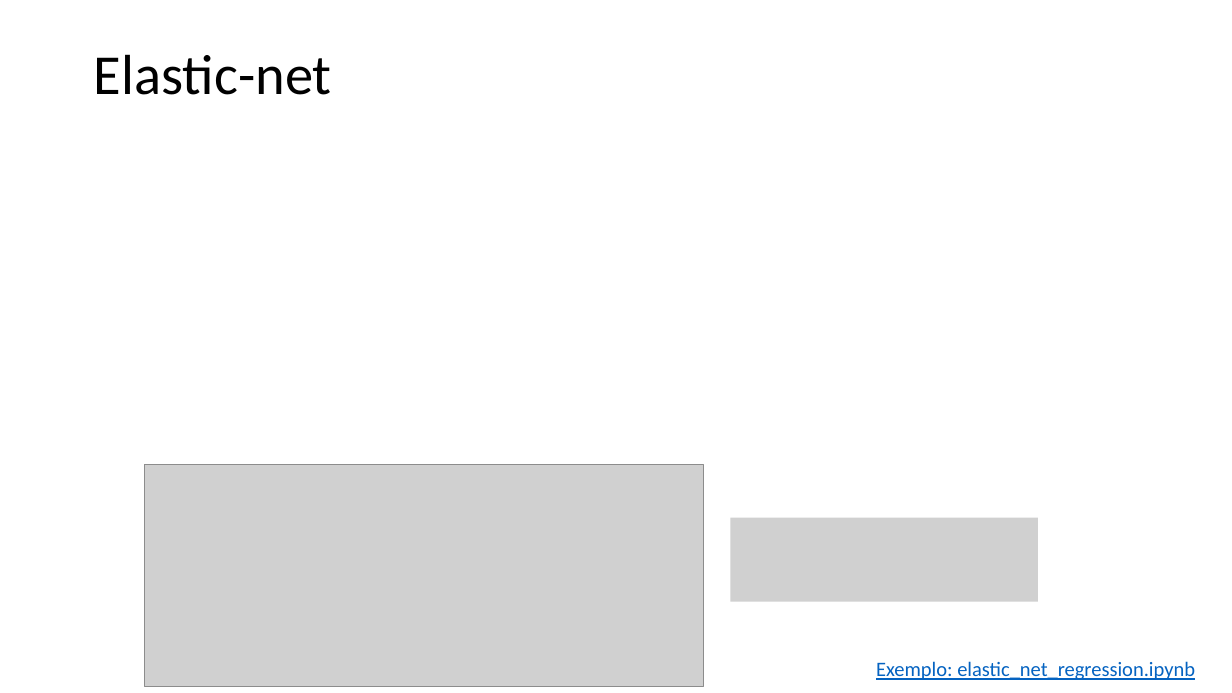
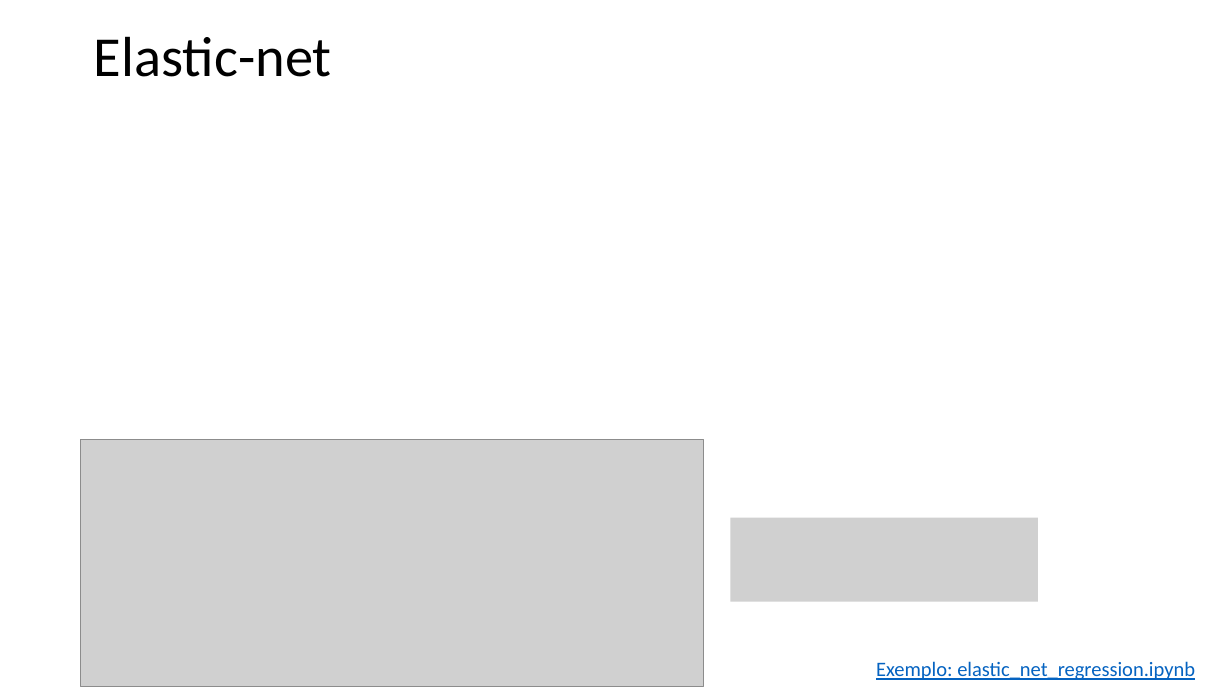
Before and after one commit to zz4fap/t319_aprendizado_de_maquina, a slide deck: slide 10 of slides/T319_Regressão_Linear (Parte VI).pptx. Drawn at 1232x693 pixels with LibreOffice and Linux fonts; fonts in the diff are those of the drawing; grey boxes stand for pictures. Boxes give left, top, right and bottom in pixels: in the first picture for what was removed or moved away, otherwise in the second. Text is boxed around its words. In the diff, an @@ line names an element or a change of style, - is before the commit and + after.

```diff
--- a/slides/T319_Regressão_Linear (Parte VI).pptx
+++ b/slides/T319_Regressão_Linear (Parte VI).pptx
@@ title "Elastic-net": place and size @@
-title "Elastic-net" at (94, 54, 332, 95)
+title "Elastic-net" at (94, 36, 332, 77)
@@ picture: place and size @@
-picture at (144, 465, 703, 686)
+picture at (80, 440, 704, 687)
```
Also in this commit, not shown: 2 other slides changed, 6 other files.
